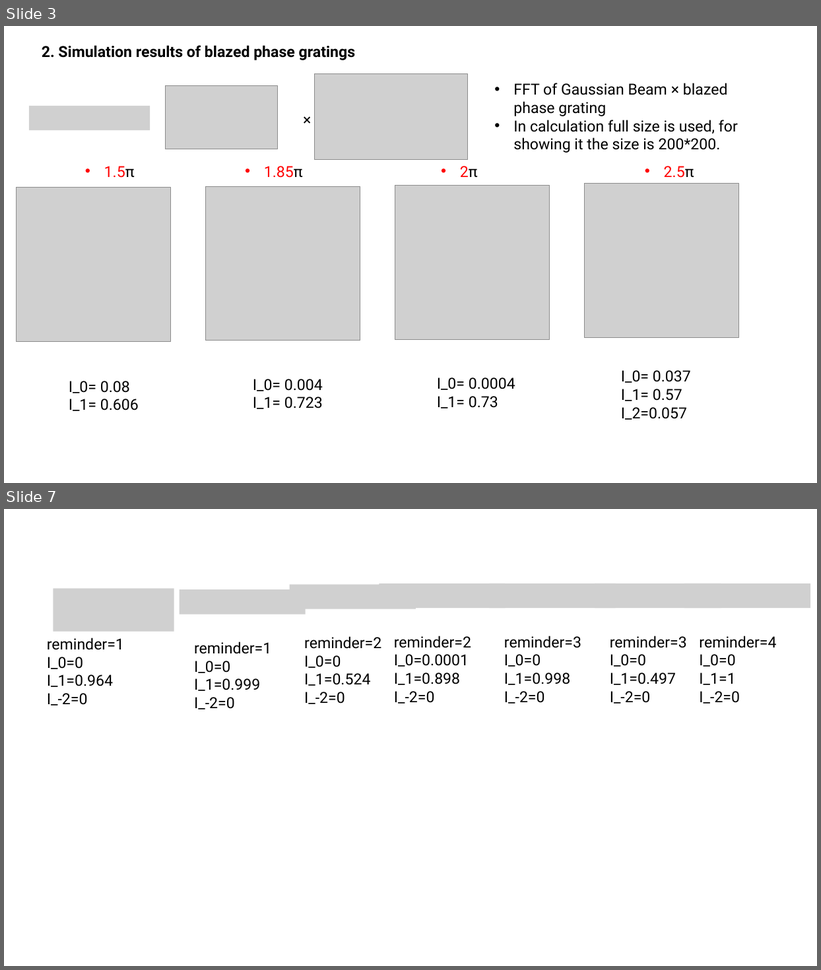
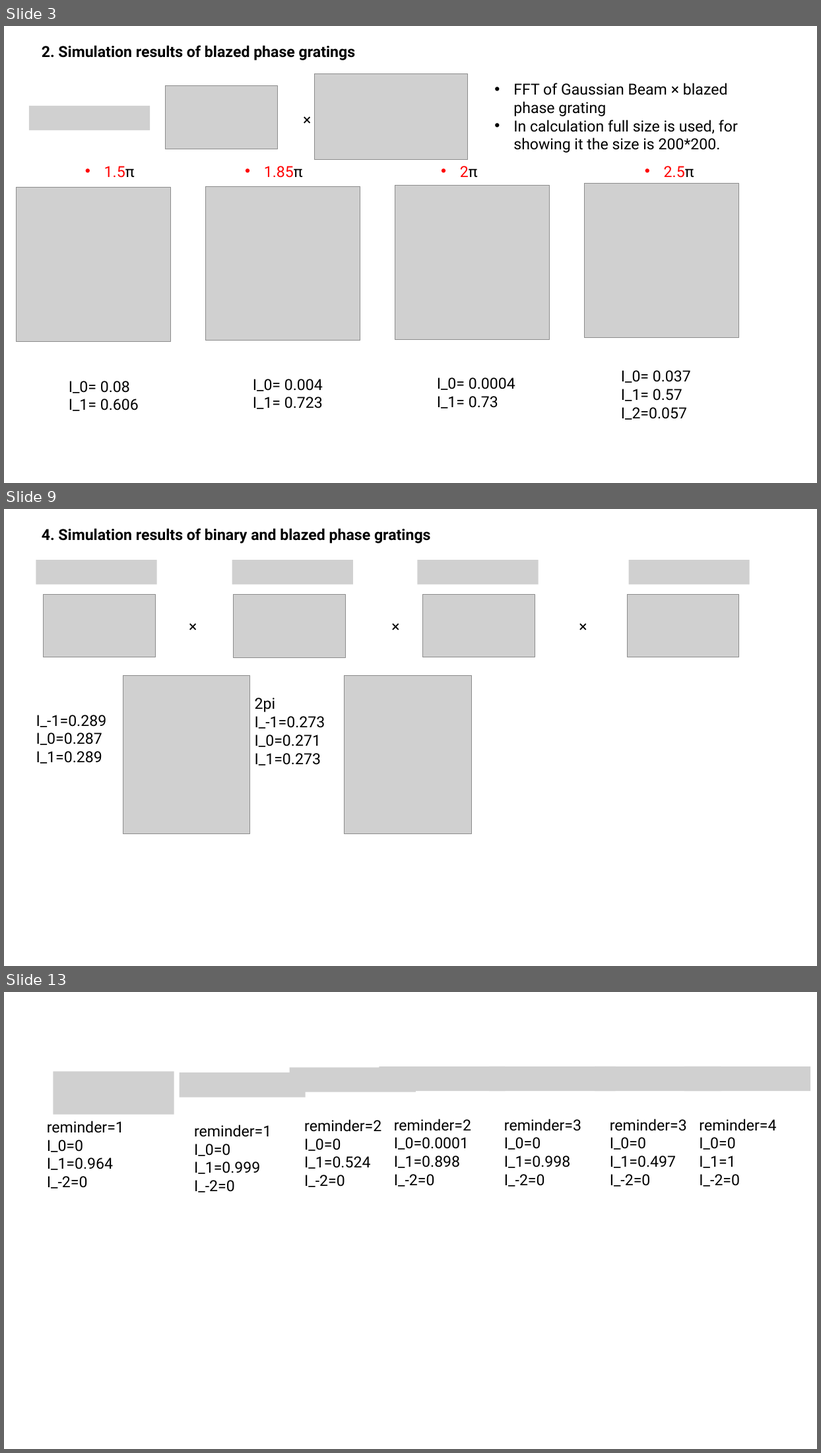
Before and after one commit to SSSSSGGGGGG/Computer-Generate-Hologram, a slide deck: Simulation of phase gratings_not 2pi.pptx. Shown one above the other, each under a label of ours: slides 3 and 7 before the commit, slides 3, 9 and 13 after it; the slides between them are not shown. The pictures are 821x970 and 821x1453 pixels, drawn with LibreOffice and Linux fonts; fonts in the diff are those of the drawing; grey boxes stand for pictures. Boxes give left, top, right and bottom in pixels: in the first picture for what was removed or moved away, otherwise in the second. Text is boxed around its words. In the diff, an @@ line names an element or a change of style, - is before the commit and + after.

```diff
--- a/Simulation of phase gratings_not 2pi.pptx
+++ b/Simulation of phase gratings_not 2pi.pptx
@@ slide 9 added at (4,509,817,966), background #FFFFFF @@
@@ text added at (42,528,431,543), 18 pt, text #000000, bold @@
+4. Simulation results of binary and blazed phase gratings
@@ picture added at (36,560,156,585) @@
@@ picture added at (232,560,353,585) @@
@@ picture added at (418,560,539,585) @@
@@ picture added at (628,560,749,585) @@
@@ picture added at (43,594,155,658) @@
@@ picture added at (234,594,346,658) @@
@@ picture added at (423,594,535,658) @@
@@ picture added at (628,594,739,658) @@
@@ text added at (183,613,207,638), 18 pt, text #000000 @@
+×
@@ text added at (386,613,410,638), 18 pt, text #000000 @@
+×
@@ text added at (573,613,597,638), 18 pt, text #000000 @@
+×
@@ picture added at (123,675,250,834) @@
@@ picture added at (345,675,471,834) @@
@@ text added at (255,698,325,766), 18 pt, text #000000 @@
+2pi
+I_-1=0.273
+I_0=0.271
+I_1=0.273
@@ text added at (36,715,107,764), 18 pt, text #000000 @@
+I_-1=0.289
+I_0=0.287
+I_1=0.289
@@ what was slide 7 is now slide 13 @@
```
Also in this commit, not shown: 4 slides changed, 5 other slides added, 24 other files.
